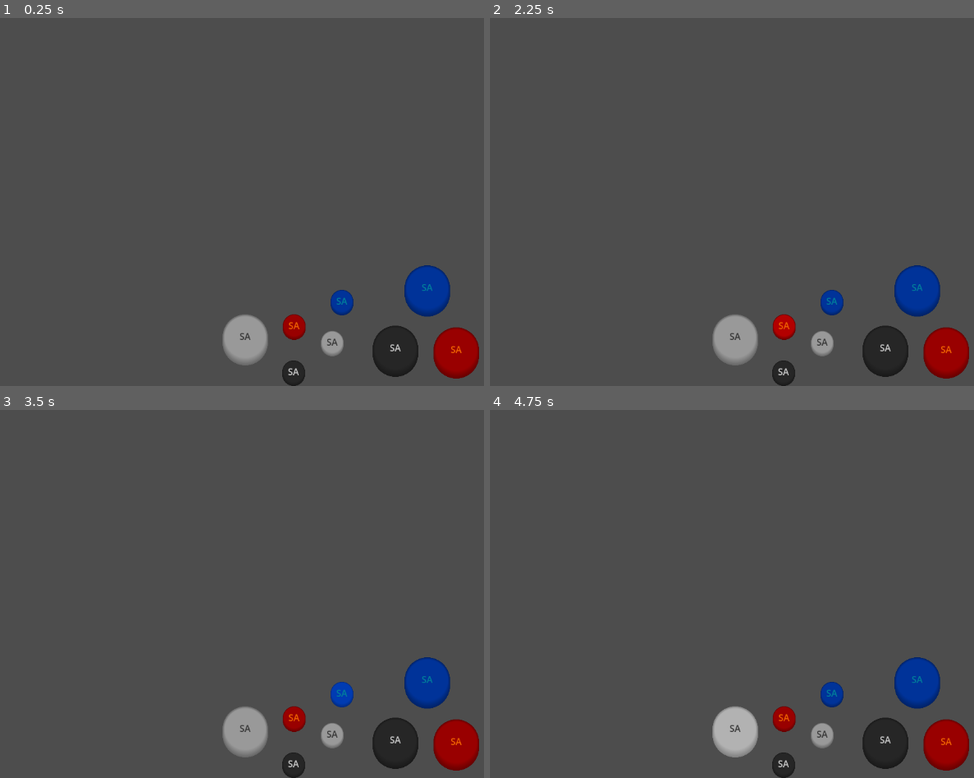
Above: before the commit, frames 1-4 (two rows, left to right).
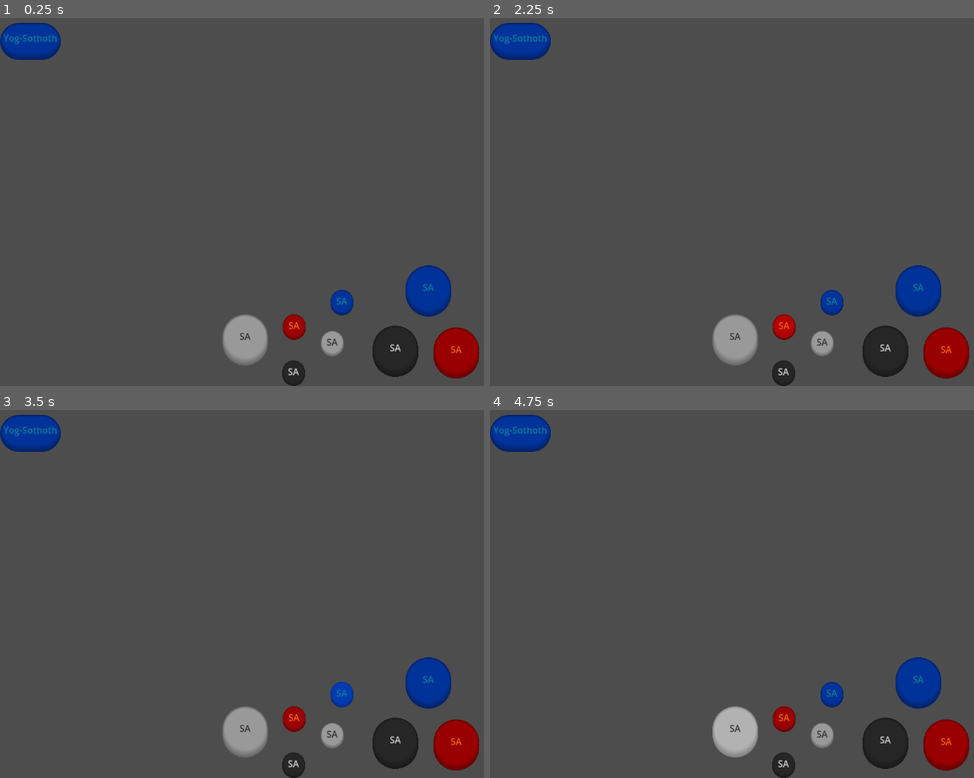
Above: after the commit, the same moments.

Repository: HawaTechnologies/virtualpad-client
Game: Godot game, scene res://main.tscn
Two runs of this game, one before a commit and one after it. Both use one fixed random seed, a clock stepped at 60 frames per second and the inputs below.
Inputs (mouse positions are in pixels of both pictures, inside the frame that each line leads up to):
- Up to frame 1 (0.25 s): no input
- Up to frame 2 (2.25 s): click (519, 43) at 0.5 s, where only the run after the commit has a clickable "Yog-Sothoth"; click "SA" at 1.25 s; click "SA" at 2 s
- Up to frame 3 (3.5 s): click "SA" at 2.75 s
- Up to frame 4 (4.75 s): click "SA" at 3.5 s; click "SA" at 4.25 s

The runs differ from the first frame. In frame 1, 1.2% of the frame differs, in the area x 0-94%, y 1-82%; in frame 2, 1.2%; in frame 3, 1.2%; in frame 4, 1.2%.

Commit message:
Adding the new styles, dynamically

Diff:
--- /dev/null
+++ b/Scripts/Buttons.gd
@@ -0,0 +1,76 @@
+extends Control
+
+
+# This script is intended to do the following things to all
+# the contained buttons:
+# - Recognize their different shape: big, small, < ^ > v or
+#   d-pad diagonals.
+# - Be able to set a different color to all of them at once
+#   out of some given preset colors.
+# - Efficiently treat the 5 states of a button to generate,
+#   on each state, the proper style.
+func _override_shape(btn):
+	"""
+	Overrides the shapes of a button, in their theme overrides.
+	We assume that the theme overrides are already initialized
+	in this button, to empty.
+	"""
+
+	var shape = btn.get_meta("shape")
+
+	# TODO for all the styles, use Anti-Aliasing: On (0.313).
+
+	if shape == "small":
+		# L1, L2, R1, R2 buttons are here.
+		# Also: Select, Start.
+		pass
+	elif shape == "big":
+		# North, South, East, West are here. The button is 80x80
+		# and now we must ensure it has this style:
+		# - All corners round to a radius of 40.
+		# - Focus: Do nothing (keep empty).
+		# - Pressed:
+		#   - Borders: 4px (Bottom=8px).
+		#   - Expand Margins: Top=4px.
+		#   - Content Margins: Bottom=16px.
+		# - Not Pressed:
+		#   - Borders: 4px (Bottom=14px).
+		#   - Expand Margins: Top=10px.
+		#   - Content Margins: Top=26px.
+		pass
+	elif shape == "d-pad-up":
+		# ^ button
+		pass
+	elif shape == "d-pad-up-right":
+		# ^> button
+		pass
+	elif shape == "d-pad-right":
+		# > button
+		pass
+	elif shape == "d-pad-down-right":
+		# v> button
+		pass
+	elif shape == "d-pad-down":
+		# v button
+		pass
+	elif shape == "d-pad-down-left":
+		# <v button
+		pass
+	elif shape == "d-pad-left":
+		# < button
+		pass
+	elif shape == "d-pad-up-left":
+		# <^ button
+		pass
+	else:
+		# No change here.
+		pass
+
+# Called when the node enters the scene tree for the first time.
+func _ready():
+	pass # Replace with function body.
+
+
+# Called every frame. 'delta' is the elapsed time since the previous frame.
+func _process(delta):
+	pass
--- a/Scripts/ThemedButton.gd
+++ b/Scripts/ThemedButton.gd
@@ -68,6 +68,7 @@
 	add_theme_stylebox_override("pressed", StyleBoxFlat.new())
 	add_theme_stylebox_override("disabled", StyleBoxFlat.new())
 	get_theme_stylebox("focus").draw_center = false
+
 
 func _update_color():
 	var color = get_meta("pad_color")
@@ -102,10 +103,114 @@
 		print("Set it to one of these values: white, black, dragon, shark.")
 
 
+func _update_shape_big_pressure():
+	var normal = get_theme_stylebox("normal")
+	var disabled = get_theme_stylebox("disabled")
+	var hover = get_theme_stylebox("hover")
+	var pressed = get_theme_stylebox("pressed")
+
+	for state in [normal, disabled, hover]:
+		state.border_width_left = 4
+		state.border_width_right = 4
+		state.border_width_top = 4
+		state.border_width_bottom = 14
+		state.expand_margin_top = 10
+		state.content_margin_bottom = 26
+		state.border_blend = true
+	pressed.border_width_left = 4
+	pressed.border_width_right = 4
+	pressed.border_width_top = 4
+	pressed.border_width_bottom = 8
+	pressed.expand_margin_top = 4
+	pressed.content_margin_bottom = 16
+	pressed.border_blend = true
+
+
+func _update_shape_small_pressure():
+	var normal = get_theme_stylebox("normal")
+	var disabled = get_theme_stylebox("disabled")
+	var hover = get_theme_stylebox("hover")
+	var pressed = get_theme_stylebox("pressed")
+
+	for state in [normal, disabled, hover]:
+		state.border_width_left = 2
+		state.border_width_right = 2
+		state.border_width_top = 2
+		state.border_width_bottom = 7
+		state.expand_margin_top = 5
+		state.content_margin_bottom = 13
+		state.border_blend = true
+	pressed.border_width_left = 2
+	pressed.border_width_right = 2
+	pressed.border_width_top = 2
+	pressed.border_width_bottom = 4
+	pressed.expand_margin_top = 2
+	pressed.content_margin_bottom = 8
+	pressed.border_blend = true
+
+
+func _set_borders(top_left, top_right, bottom_left, bottom_right):
+	var normal = get_theme_stylebox("normal")
+	var disabled = get_theme_stylebox("disabled")
+	var hover = get_theme_stylebox("hover")
+	var pressed = get_theme_stylebox("pressed")
+
+	if top_left >= 0:
+		for state in [normal, disabled, hover, pressed]:
+			state.corner_radius_top_left = top_left
+	if top_right >= 0:
+		for state in [normal, disabled, hover, pressed]:
+			state.corner_radius_top_right = top_right
+	if bottom_left >= 0:
+		for state in [normal, disabled, hover, pressed]:
+			state.corner_radius_bottom_left = bottom_left
+	if bottom_right >= 0:
+		for state in [normal, disabled, hover, pressed]:
+			state.corner_radius_bottom_right = bottom_right
+
+
+func _update_shape():
+	var shape = get_meta("shape")
+	if shape == "big-corner-radius":
+		# North, South, East, West.
+		_update_shape_big_pressure()
+		_set_borders(40, 40, 40, 40)
+	elif shape == "small-corner-radius":
+		# L1, L2, R1, R2, Select, Start.
+		_update_shape_small_pressure()
+		_set_borders(20, 20, 20, 20)
+	elif shape == "pad-up":
+		_update_shape_small_pressure()
+		_set_borders(20, 20, -1, -1)
+	elif shape == "pad-up-left":
+		_update_shape_small_pressure()
+		_set_borders(70, -1, -1, -1)
+	elif shape == "pad-left":
+		_update_shape_small_pressure()
+		_set_borders(20, -1, 20, -1)
+	elif shape == "pad-down-left":
+		_update_shape_small_pressure()
+		_set_borders(-1, -1, 70, -1)
+	elif shape == "pad-down":
+		_update_shape_small_pressure()
+		_set_borders(-1, -1, 20, 20)
+	elif shape == "pad-down-right":
+		_update_shape_small_pressure()
+		_set_borders(-1, -1, -1, 70)
+	elif shape == "pad-right":
+		_update_shape_small_pressure()
+		_set_borders(-1, 20, -1, 20)
+	elif shape == "pad-up-right":
+		_update_shape_small_pressure()
+		_set_borders(-1, 70, -1, -1)
+
+
+
 func update_theme():
 	print("Updating theme")
 	_reset()
 	_update_color()
+	_update_shape()
 
 
 # Called when the node enters the scene tree for the first time.
--- a/Styles/Themes/Black/black-button-miniround-disabled.tres
+++ b/Styles/Themes/Black/black-button-miniround-disabled.tres
@@ -2,12 +2,12 @@
 
 [resource]
 content_margin_bottom = 13.0
-bg_color = Color(0.25, 0.25, 0.25, 1)
+bg_color = Color(0.25098, 0.25098, 0.25098, 1)
 border_width_left = 2
 border_width_top = 2
 border_width_right = 2
 border_width_bottom = 7
-border_color = Color(0.1, 0.1, 0.1, 1)
+border_color = Color(0.101961, 0.101961, 0.101961, 1)
 border_blend = true
 corner_radius_top_left = 20
 corner_radius_top_right = 20
--- a/Styles/Themes/Black/black-button-miniround-hover.tres
+++ b/Styles/Themes/Black/black-button-miniround-hover.tres
@@ -7,7 +7,7 @@
 border_width_top = 2
 border_width_right = 2
 border_width_bottom = 7
-border_color = Color(0.1, 0.1, 0.1, 1)
+border_color = Color(0.101961, 0.101961, 0.101961, 1)
 border_blend = true
 corner_radius_top_left = 20
 corner_radius_top_right = 20
--- a/Styles/Themes/Black/black-button-miniround-normal.tres
+++ b/Styles/Themes/Black/black-button-miniround-normal.tres
@@ -7,7 +7,7 @@
 border_width_top = 2
 border_width_right = 2
 border_width_bottom = 7
-border_color = Color(0.1, 0.1, 0.1, 1)
+border_color = Color(0.101961, 0.101961, 0.101961, 1)
 border_blend = true
 corner_radius_top_left = 20
 corner_radius_top_right = 20
--- a/main.tscn
+++ b/main.tscn
@@ -8,6 +8,8 @@
 [ext_resource type="Theme" uid="uid://drirahqblb3i6" path="res://Styles/Themes/Black/black-button-round.tres" id="4_vby4y"]
 [ext_resource type="Theme" uid="uid://begkp283uyfqn" path="res://Styles/Themes/Dragon/dragon-button-round.tres" id="7_nv0eu"]
 [ext_resource type="Theme" uid="uid://dq02d2jy1yd2s" path="res://Styles/Themes/Shark/shark-button-round.tres" id="8_r2dc2"]
+[ext_resource type="Script" path="res://Scripts/Buttons.gd" id="9_o3uig"]
+[ext_resource type="Script" path="res://Scripts/ThemedButton.gd" id="10_ayox1"]
 
 [node name="Pad" type="Control"]
 layout_mode = 3
@@ -105,9 +107,25 @@
 
 [node name="Shark-Big" type="Button" parent="Themes"]
 layout_mode = 0
-offset_left = 215.0
+offset_left = 217.0
 offset_top = -159.0
-offset_right = 295.0
+offset_right = 297.0
 offset_bottom = -79.0
 theme = ExtResource("8_r2dc2")
 text = "SA"
+
+[node name="Buttons" type="Control" parent="."]
+anchors_preset = 0
+offset_right = 40.0
+offset_bottom = 40.0
+script = ExtResource("9_o3uig")
+
+[node name="Button" type="Button" parent="Buttons"]
+layout_mode = 0
+offset_top = 20.0
+offset_right = 107.0
+offset_bottom = 75.0
+text = "Yog-Sothoth"
+script = ExtResource("10_ayox1")
+metadata/pad_color = "shark"
+metadata/shape = "big-corner-radius"
Not shown: 1 places in main.tscn that only renumber resources
